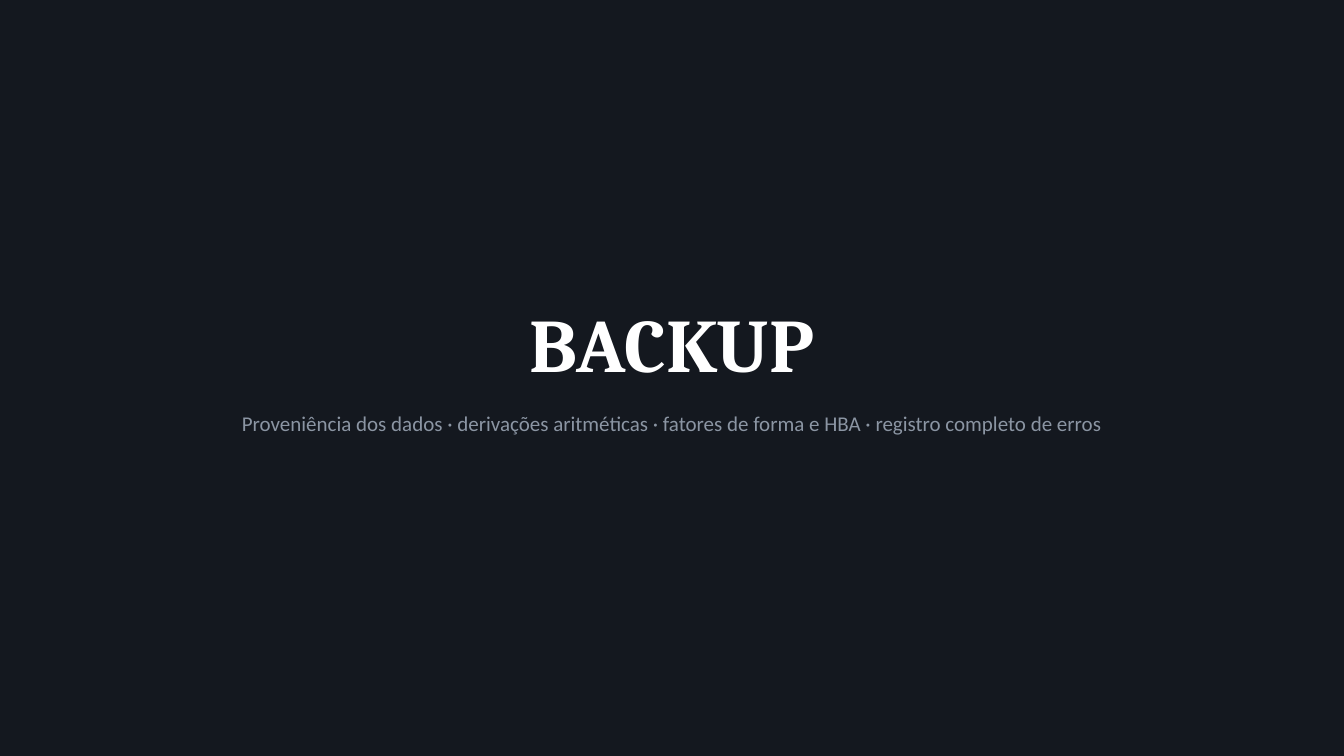
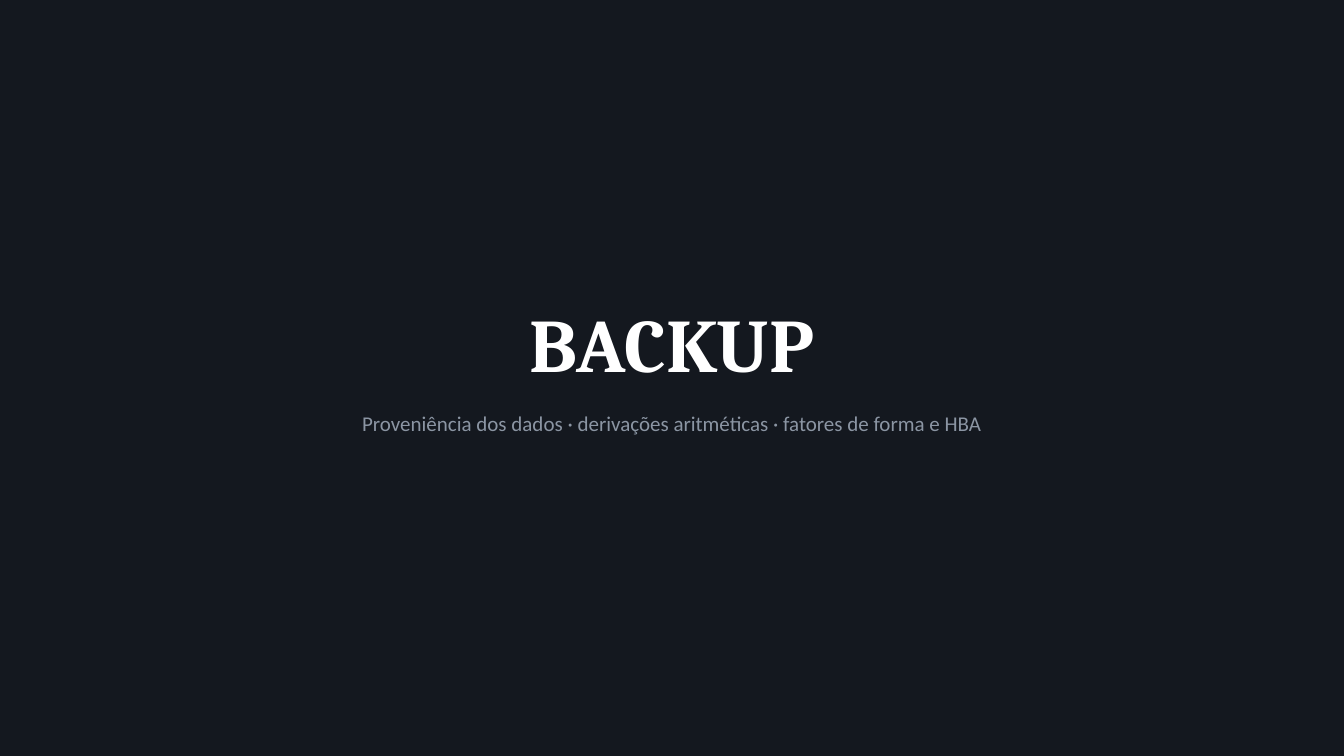
Before and after one commit to guilherme-hu/Trabalho-CBD, a slide deck: slide 23 of Storage e Interfaces/Slides_Armazenamento_SBD.pptx (slide 26 before the commit). Drawn at 1344x756 pixels with LibreOffice and Linux fonts; fonts in the diff are those of the drawing. Boxes give left, top, right and bottom in pixels: in the first picture for what was removed or moved away, otherwise in the second. Text is boxed around its words. In the diff, an @@ line names an element or a change of style, - is before the commit and + after.

```diff
--- a/Storage e Interfaces/Slides_Armazenamento_SBD.pptx
+++ b/Storage e Interfaces/Slides_Armazenamento_SBD.pptx
@@ text at (362, 416, 981, 435): text changed @@
-Proveniência dos dados · derivações aritméticas · fatores de forma e HBA · registro completo de erros
+Proveniência dos dados · derivações aritméticas · fatores de forma e HBA
```
Also in this commit, not shown: 18 other slides changed, 4 slides removed, 19 other files.
